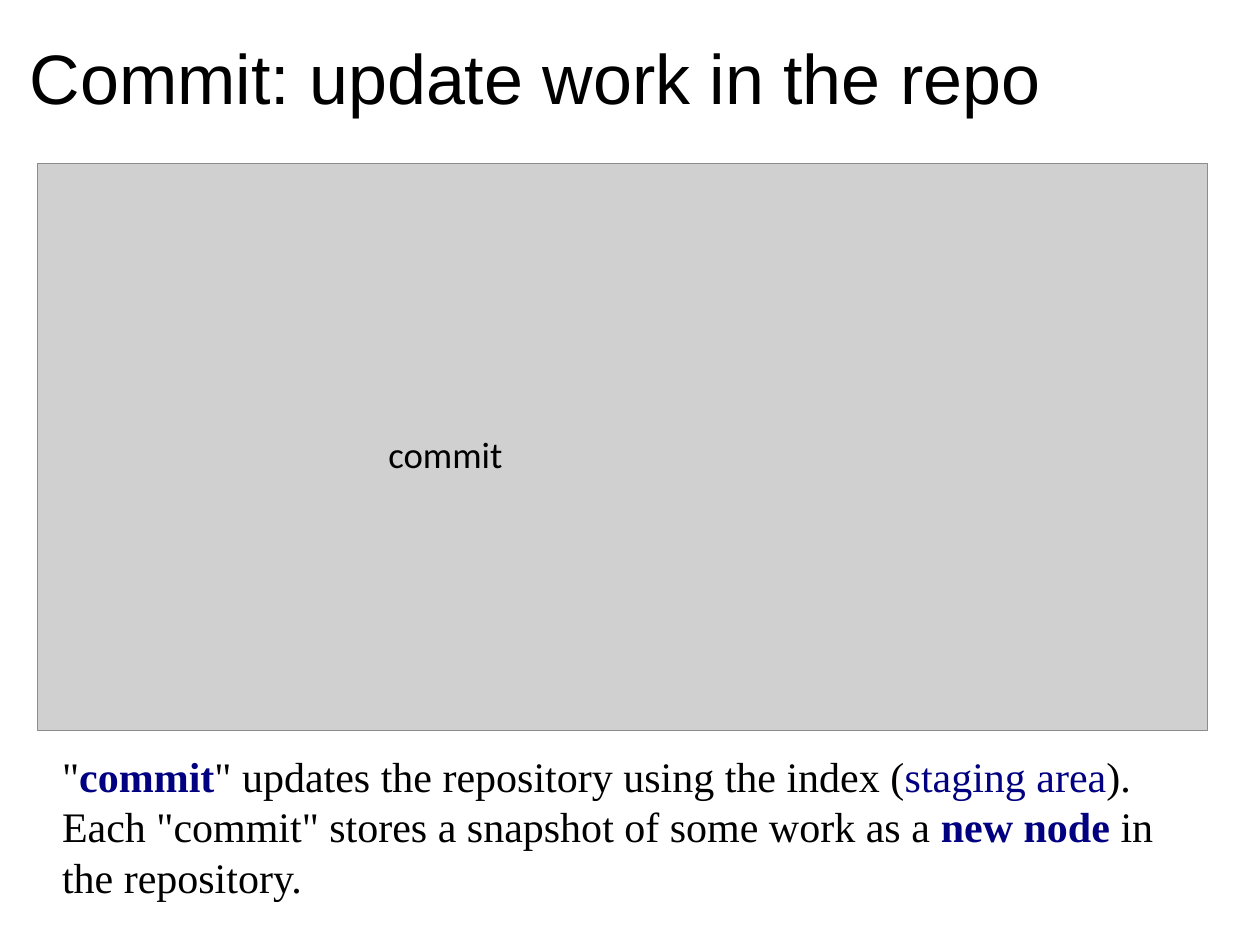
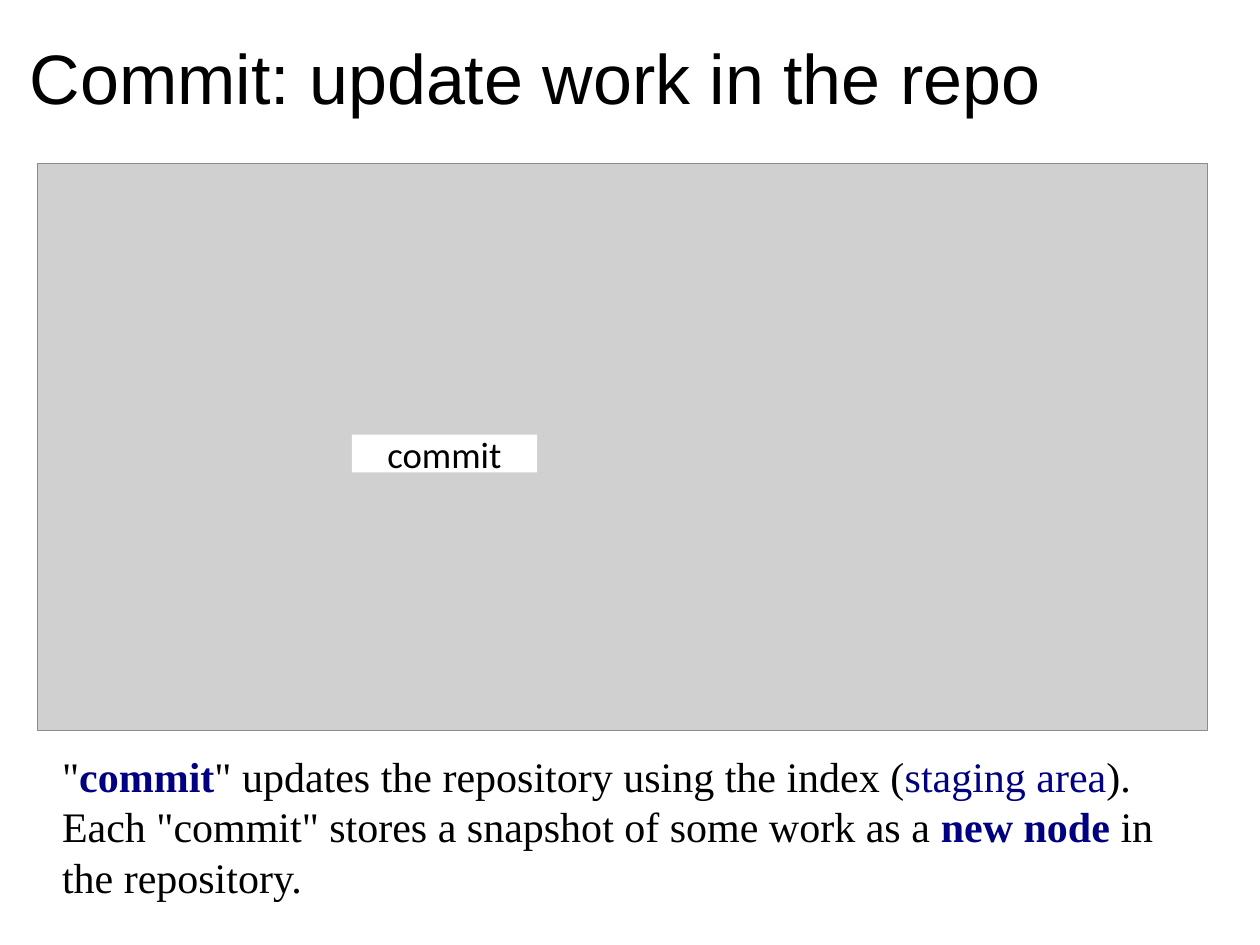
Before and after one commit to cpske/ISP, a slide deck: slide 8 of git/Git-Basics.odp. Drawn at 1260x945 pixels with LibreOffice and Linux fonts; fonts in the diff are those of the drawing; grey boxes stand for pictures. Boxes give left, top, right and bottom in pixels: in the first picture for what was removed or moved away, otherwise in the second. Text is boxed around its words. In the diff, an @@ line names an element or a change of style, - is before the commit and + after.

```diff
--- a/git/Git-Basics.odp
+++ b/git/Git-Basics.odp
@@ rectangle "commit": place and size @@
-rectangle "commit" at box(388, 442, 502, 469)
+rectangle "commit" at box(352, 435, 537, 472)
@@ rectangle "commit" at box(352, 435, 537, 472): fill none to #FFFFFF @@
```
Also in this commit, not shown: 5 other slides changed, 4 other files.
